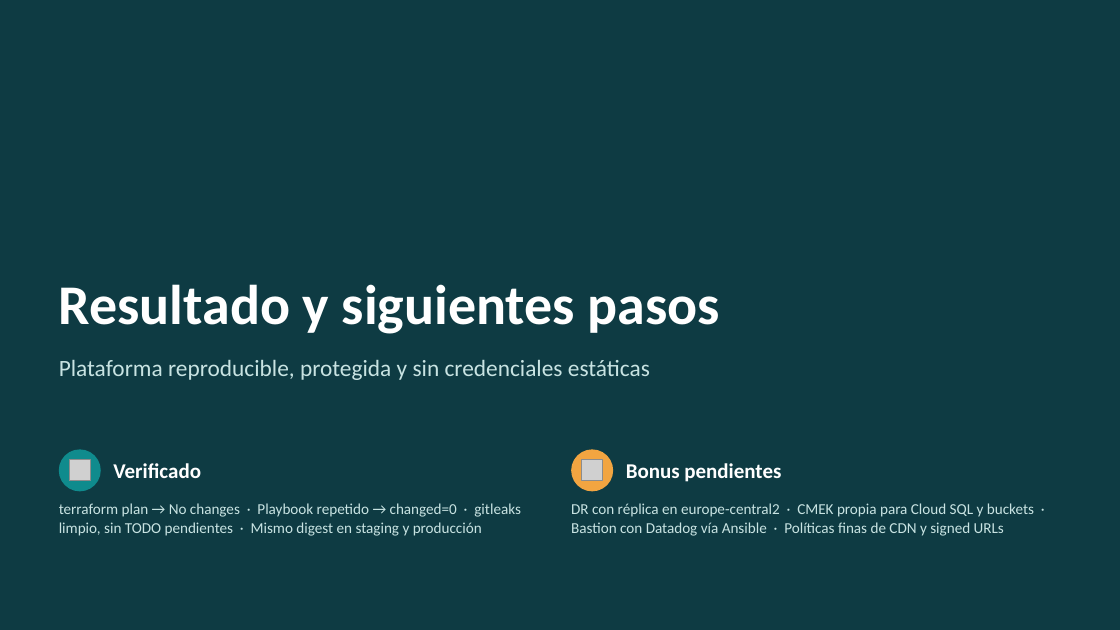
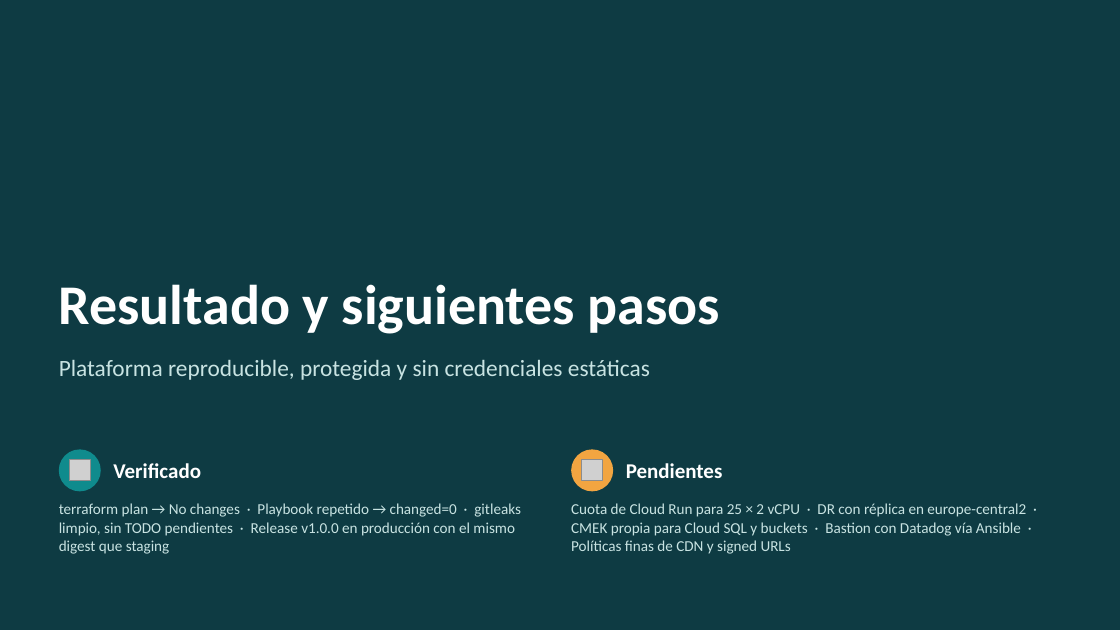
Before and after one commit to gusuval/oms-platform, a slide deck: slide 13 of doc/AcmeOMS-plataforma-e-infraestructura.pptx (slide 12 before the commit). Drawn at 1120x630 pixels with LibreOffice and Linux fonts; fonts in the diff are those of the drawing; grey boxes stand for pictures. Boxes give left, top, right and bottom in pixels: in the first picture for what was removed or moved away, otherwise in the second. Text is boxed around its words. In the diff, an @@ line names an element or a change of style, - is before the commit and + after.

```diff
--- a/doc/AcmeOMS-plataforma-e-infraestructura.pptx
+++ b/doc/AcmeOMS-plataforma-e-infraestructura.pptx
@@ text at <box>626,463,723,478</box>: text changed @@
-Bonus pendientes
+Pendientes
@@ text at <box>59,503,521,554</box>: text changed @@
-terraform plan → No changes · Playbook repetido → changed=0 · gitleaks limpio, sin TODO pendientes · Mismo digest en staging y producción
+terraform plan → No changes · Playbook repetido → changed=0 · gitleaks limpio, sin TODO pendientes · Release v1.0.0 en producción con el mismo digest que staging
@@ text at <box>571,503,1026,554</box>: text changed @@
-DR con réplica en europe-central2 · CMEK propia para Cloud SQL y buckets · Bastion con Datadog vía Ansible · Políticas finas de CDN y signed URLs
+Cuota de Cloud Run para 25 × 2 vCPU · DR con réplica en europe-central2 · CMEK propia para Cloud SQL y buckets · Bastion con Datadog vía Ansible · Políticas finas de CDN y signed URLs
```
Also in this commit, not shown: 4 other slides changed, 1 slide added.
